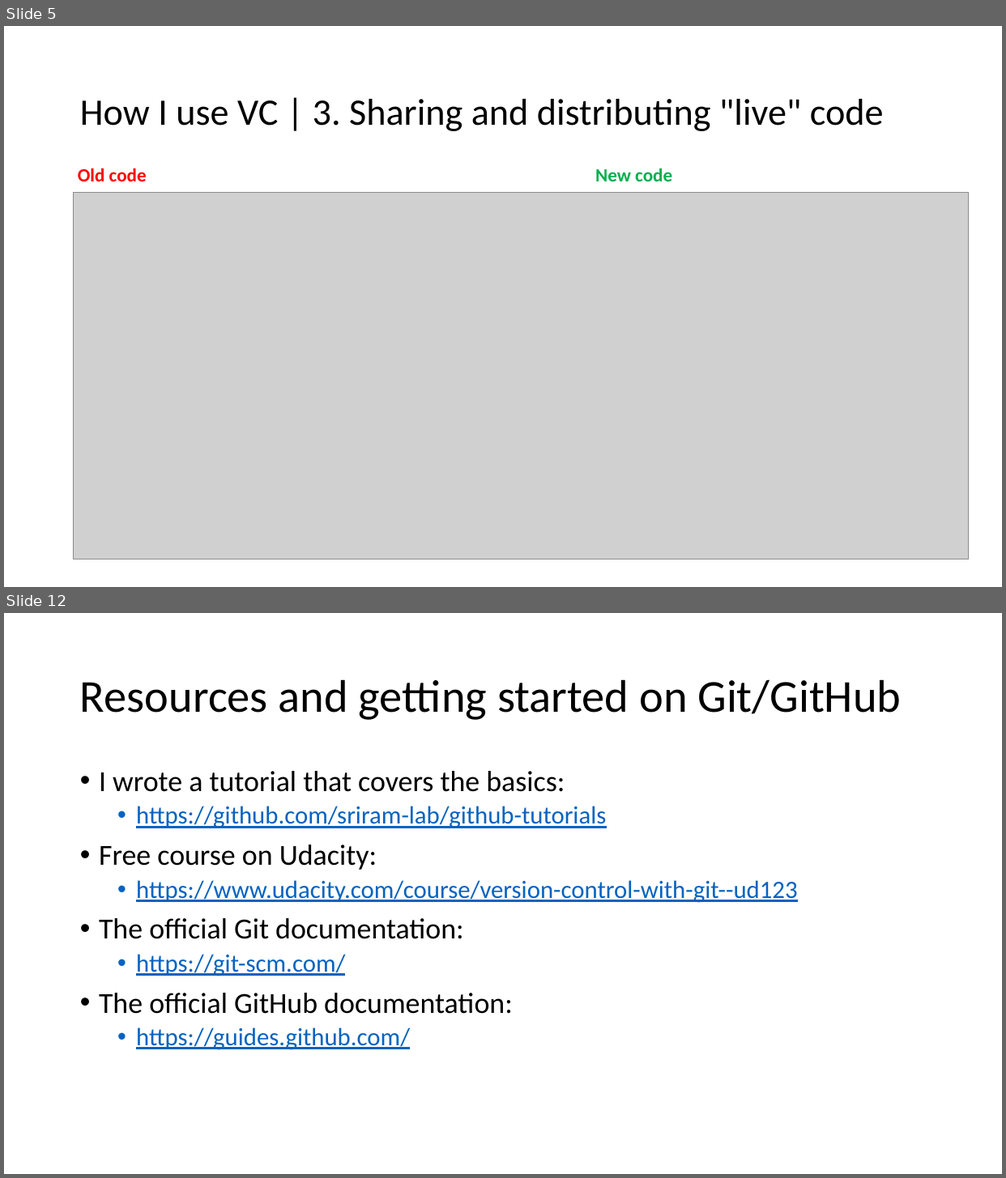
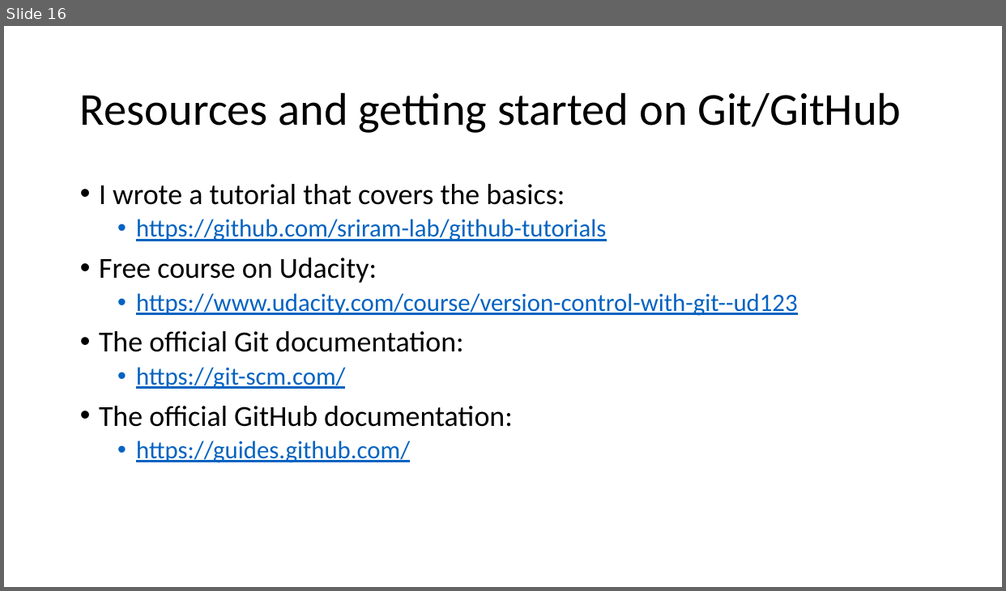
Before and after one commit to sriram-lab/github, a slide deck: GitHub-Intro.pptx. Shown one above the other, each under a label of ours: slides 5 and 12 before the commit, slide 16 after it; the slides between them are not shown. The pictures are 1006x1178 and 1006x591 pixels, drawn with LibreOffice and Linux fonts; fonts in the diff are those of the drawing; grey boxes stand for pictures. Boxes give left, top, right and bottom in pixels: in the first picture for what was removed or moved away, otherwise in the second. Text is boxed around its words. In the diff, an @@ line names an element or a change of style, - is before the commit and + after.

```diff
--- a/GitHub-Intro.pptx
+++ b/GitHub-Intro.pptx
@@ slide 5 removed at (4, 26, 1002, 587), background #FFFFFF @@
@@ title removed at (80, 99, 884, 131) @@
-How I use VC | 3. Sharing and distributing "live" code
@@ text removed at (78, 168, 147, 182) @@
-Old code
@@ text removed at (595, 168, 672, 182) @@
-New code
@@ picture removed at (73, 192, 969, 559) @@
@@ what was slide 12 is now slide 16 @@
```
Also in this commit, not shown: 10 slides changed, 5 slides added.
